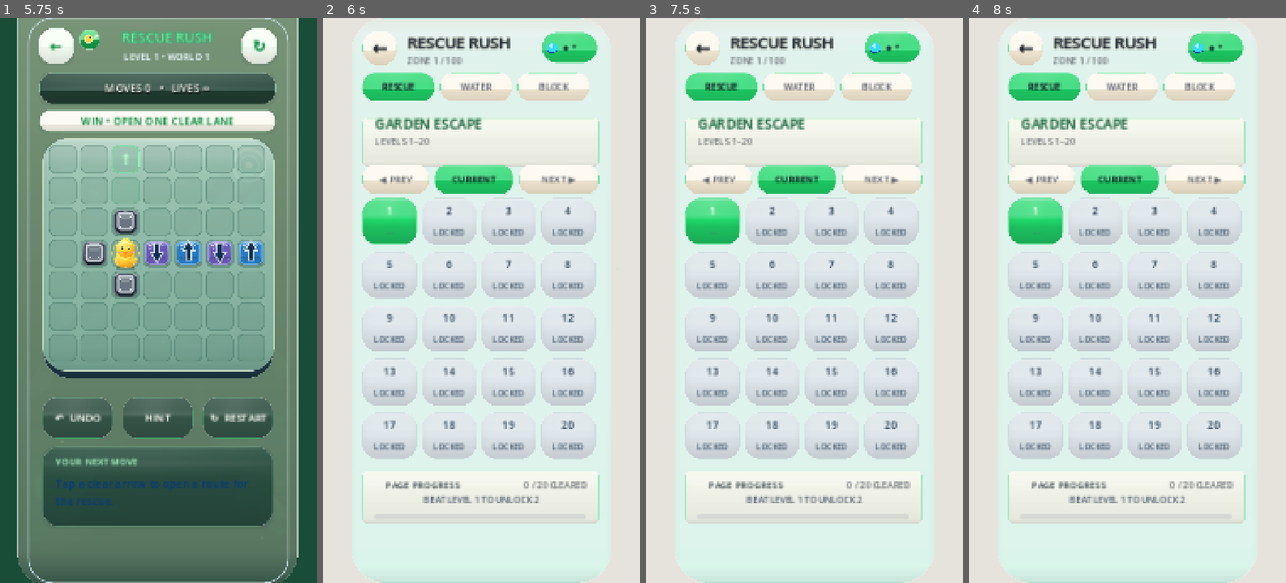
Above: before the commit, frames 1-4 (left to right).
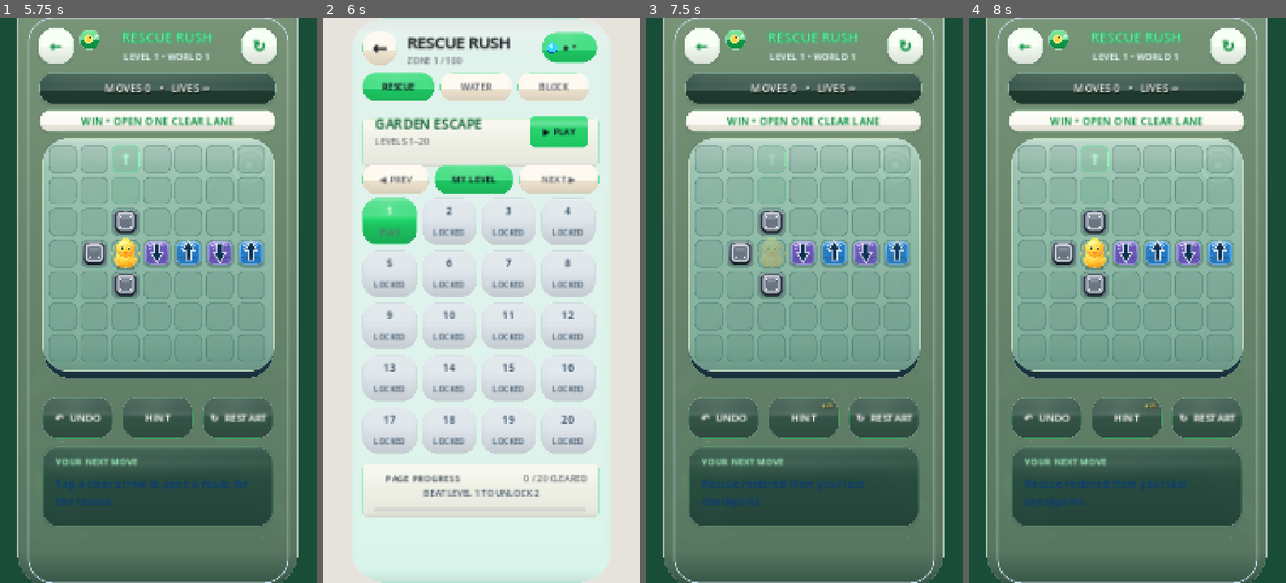
Above: after the commit, the same moments.

Repository: eghosa001/unjam
Game: Godot game, scene res://scenes/Boot.tscn
The game is run twice, just before and just after one commit, with the same random seed, the same clock (stepped at 60 frames per second) and the same inputs.
Inputs (mouse positions are in pixels of both pictures, inside the frame that each line leads up to):
- Up to frame 1 (5.75 s): tap Enter (ui_accept) at 0.5, 0.77, 1.25 s; move the mouse to (228, 272) at 0.52 s; click (228, 272) at 0.67 s; drag from (95, 328) to (142, 413) at 1.27 s; click "▶ PLAY" at 2 s; click "PLAY NOW" at 2.75 s; click "↻ RESTART" at 3.5 s; click "↻ RESTART" at 4.25 s; click "↻ RESTART" at 5 s
- Up to frame 2 (6 s): click "←" at 5.75 s
- Up to frame 3 (7.5 s): click "CURRENT" (after the commit: "MY LEVEL") at 6.5 s; click (883, 131) at 7.25 s, where only the run after the commit has a clickable "▶ PLAY"
- Up to frame 4 (8 s): no input

Frame 1 is identical in both runs. In frame 2, 8.0% of the frame differs, in the area x 12-88%, y 17-90%; in frame 3, 98%, in the area x 0-100%, y 0-100%; in frame 4, 98%.

Commit message:
Improve UNJAM level selection play flow, clarity and Android safe-area fit
* feat(levels): visible Play Current CTA, honest My Level jump and non-overlapping Block 20-level grid

* test(levels): verify play/find distinction and protect progress rail from bottom gesture area

* test(ui): audit real Water/Block level browser play/find controls and safe grid bounds

* fix(levels): leave 11px logical clearance before bottom navigation safe area

* test(levels): enforce padding above Android gesture strip with compact rows

* test(levels): enforce 10px minimum footer-safe clearance for all games

* test(levels): allow Godot 2px StyleBox intrinsic sizing while enforcing safe bounds

* fix(levels): contain new Play CTA above Block mode bar without crowding labels

Diff:
--- a/scripts/ui/premium_main_casual.gd
+++ b/scripts/ui/premium_main_casual.gd
@@ -2208,8 +2208,19 @@
 	var bounds := _multi_page_bounds(game_id,selected_multi_world,selected_multi_page)
 	var world_name := MultiGameManager.world_name(game_id,selected_multi_world).to_upper()
 	_figma_card(canvas,"JourneyHero",Rect2(17,149,354,74),Color("#fffaf0"),Color(accent,0.30),15)
-	_figma_text(canvas,world_name,Rect2(35,144,250,25),20,accent)
-	_figma_text(canvas,"LEVELS %d–%d" % [bounds.x,bounds.y],Rect2(35,173,210,19),14,FIGMA_MUTED)
+	var world_heading := _figma_text(canvas,world_name,Rect2(35,144,220,25),20,accent)
+	world_heading.name = "LevelWorldName"
+	world_heading.clip_text = true
+	_fit_single_line_control_text(world_heading,215.0,20,14)
+	var range_label := _figma_text(canvas,"LEVELS %d–%d" % [bounds.x,bounds.y],Rect2(35,173,218,19),14,FIGMA_MUTED)
+	range_label.name = "LevelWorldRange"
+	var active_level := _highest_level_for_game(game_id)
+	var play_current := _figma_button(canvas,"LevelPlayCurrent","▶ PLAY",
+		Rect2(268,146,87,48),accent,Callable(self,"_play_current_campaign_level").bind(game_id),FIGMA_OFF_WHITE,14,14)
+	play_current.action_mode = BaseButton.ACTION_MODE_BUTTON_RELEASE
+	play_current.accessibility_name = "Play %s level %d" % [title.capitalize(),active_level]
+	play_current.tooltip_text = "Start or resume %s level %d" % [title.capitalize(),active_level]
+	play_current.focus_mode = Control.FOCUS_ALL
 
 	var page_y := 247.0 if game_id == "block_puzzle" else 222.0
 	var grid_y := 308.0 if game_id == "block_puzzle" else 269.0
@@ -2224,7 +2235,9 @@
 	if not prev.disabled:
 		prev.action_mode = BaseButton.ACTION_MODE_BUTTON_RELEASE
 		prev.pressed.connect(_change_multi_page.bind(-1))
-	var current := _figma_button(canvas,"LevelCurrent","CURRENT",Rect2(125,page_y - 3.0,118,44),accent,Callable(self,"_jump_multi_current"),FIGMA_OFF_WHITE,14,14)
+	var current := _figma_button(canvas,"LevelCurrent","MY LEVEL",Rect2(125,page_y - 3.0,118,44),accent,Callable(self,"_jump_multi_current"),FIGMA_OFF_WHITE,14,14)
+	current.accessibility_name = "Find my current %s level %d" % [title.capitalize(),_highest_level_for_game(game_id)]
+	current.tooltip_text = "Jump to the page containing level %d. Does not start the puzzle." % _highest_level_for_game(game_id)
 	current.action_mode = BaseButton.ACTION_MODE_BUTTON_RELEASE
 	_style_figma_page_button(current,accent,accent,false)
 	var next_disabled := selected_multi_world >= world_count and selected_multi_page >= _multi_page_count(game_id,selected_multi_world)
@@ -2236,12 +2249,16 @@
 		next.pressed.connect(_change_multi_page.bind(1))
 
 	var current_level := _highest_level_for_game(game_id)
+	# Five rows of 20 tiles must leave the progress panel above the Home
+	# gesture/bottom screen boundary even with Block's extra mode row.
+	var row_stride := 70.0 if game_id == "block_puzzle" else 78.0
+	var tile_height := 64.0 if game_id == "block_puzzle" else 70.0
 	var index := 0
 	for level_number in range(bounds.x,bounds.y+1):
 		var col := index % 4
 		var row := int(index/4)
 		var x := 17.0 + float(col)*89.0
-		var y := grid_y + float(row)*80.0
+		var y := grid_y + float(row)*row_stride
 		var unlocked := MultiGameManager.is_level_unlocked(game_id,level_number)
 		var stars := MultiGameManager.get_stars(game_id,level_number)
 		var is_current := unlocked and level_number == current_level
@@ -2263,7 +2280,7 @@
 			border = Color(FIGMA_GOLD,0.85)
 		# The tile button owns background + hit target only. Number and status use
 		# separate authored bands so LOCK/stars never paint over the level number.
-		var card := _figma_button(canvas,"Level/%d" % level_number,"",Rect2(x,y,82,70),fill,Callable(),text_color,16,16)
+		var card := _figma_button(canvas,"Level/%d" % level_number,"",Rect2(x,y,82,tile_height),fill,Callable(),text_color,16,16)
 		card.tooltip_text = "Level %d" % level_number if unlocked else "Level %d locked. Clear the previous level first." % level_number
 		card.accessibility_name = card.tooltip_text
 		card.disabled = not unlocked
@@ -2279,17 +2296,32 @@
 		number_label.name = "LevelNumber_%d" % level_number
 		number_label.horizontal_alignment = HORIZONTAL_ALIGNMENT_CENTER
 		_fit_single_line_control_text(number_label,62.0,16,12)
-		var star_text := "LOCKED" if not unlocked else ("★".repeat(stars) if stars > 0 else "···")
+		var star_text := "LOCKED" if not unlocked else ("★".repeat(stars) if stars > 0 else ("PLAY" if is_current else "···"))
 		var star_color := (Color("#d7e5f0") if _dark() else Color("#344c62")) if not unlocked else (FIGMA_DARK_MUTED if _dark() else FIGMA_MUTED)
 		var status_label := _figma_text(canvas,star_text,Rect2(x+8,y+43,66,18),12,star_color,true)
 		status_label.name = "LevelStatus_%d" % level_number
 		status_label.horizontal_alignment = HORIZONTAL_ALIGNMENT_CENTER
-		status_label.accessibility_name = ("Level %d locked" % level_number) if not unlocked else ("Level %d, %d stars" % [level_number,stars])
+		status_label.accessibility_name = ("Level %d locked" % level_number) if not unlocked else ("Level %d, %d stars%s" % [level_number,stars,", next to play" if is_current else ""])
 		_fit_single_line_control_text(status_label,62.0,12,12)
 		index += 1
-	_figma_level_page_progress(canvas,game_id,bounds,grid_y,accent)
-
-func _figma_level_page_progress(canvas: Control, game_id: String, bounds: Vector2i, grid_y: float, accent: Color) -> void:
+	_figma_level_page_progress(canvas,game_id,bounds,grid_y,accent,row_stride)
+
+func _play_current_campaign_level(game_id: String) -> void:
+	# One clear, safe way to begin from the level browser. Unlike MY LEVEL,
+	# this starts a puzzle. Never launch from a stale screen or hidden game.
+	if current_surface != "levels" or selected_game_id != game_id:
+		return
+	var level := _highest_level_for_game(game_id)
+	if not MultiGameManager.is_level_unlocked(game_id,level):
+		FeedbackManager.blocked()
+		return
+	if game_id == "rescue_rush":
+		start_level(level)
+	else:
+		start_multi_level(game_id,level,false)
+
+
+func _figma_level_page_progress(canvas: Control, game_id: String, bounds: Vector2i, grid_y: float, accent: Color, row_stride: float = 80.0) -> void:
 	# Twenty authored level tiles consume five rows. Use the open space below
 	# them to show genuine clear progress, not another navigational action.
 	# Count awarded stars rather than "unlocked" tiles: level 1 is available
@@ -2300,7 +2332,7 @@
 		if MultiGameManager.get_stars(game_id,level_number) > 0:
 			cleared += 1
 	var rows := int(ceil(float(page_levels)/4.0))
-	var card_y := grid_y+float(rows)*80.0+7.0
+	var card_y := grid_y+float(rows)*row_stride+7.0
 	_figma_card(canvas,"LevelPageProgressCard",Rect2(17,card_y,354,80),Color("#fffaf0"),Color(accent,0.32),15)
 	var heading := _figma_text(canvas,"PAGE PROGRESS",Rect2(34,card_y+11,146,20),14,FIGMA_INK,true)
 	heading.name = "LevelPageProgressTitle"
@@ -2354,6 +2386,8 @@
 		var text_color := FIGMA_OFF_WHITE if active else (FIGMA_DARK_MUTED if _dark() else FIGMA_MUTED)
 		var button := _figma_button(canvas,"LevelGameTab/%s" % game_id,String(spec[1]),Rect2(float(spec[2]),81,108,44),fill,Callable(),text_color,14,13)
 		_style_figma_level_tab(button,active_accent,active)
+		button.accessibility_name = "%s, current game" % MultiGameManager.display_name(game_id) if active else "Choose %s campaign levels" % MultiGameManager.display_name(game_id)
+		button.tooltip_text = button.accessibility_name
 		if active:
 			button.mouse_filter = Control.MOUSE_FILTER_IGNORE
 		else:
--- a/tests/validate_level_browser_page_progress.gd
+++ b/tests/validate_level_browser_page_progress.gd
@@ -17,6 +17,10 @@
 	for _i in range(3): await process_frame
 	if not _check_page(app,"rescue_rush"):
 		return _fail("Rescue progress rail is missing or inaccurate")
+	app.call("_figma_switch_level_game","water_sort")
+	for _i in range(3): await process_frame
+	if not _check_page(app,"water_sort"):
+		return _fail("Water page navigation or progress rail inaccurate")
 	app.call("_figma_switch_level_game","block_puzzle")
 	for _i in range(3): await process_frame
 	if not _check_page(app,"block_puzzle"):
@@ -30,6 +34,22 @@
 	var bar := app.find_child("LevelPageProgressBar",true,false) as ProgressBar
 	var count := app.find_child("LevelPageProgressCount",true,false) as Label
 	var instruction := app.find_child("LevelUnlockGuidance",true,false) as Label
+	var play := app.find_child("LevelPlayCurrent",true,false) as Button
+	var locate := app.find_child("LevelCurrent",true,false) as Button
+	var world_name := app.find_child("LevelWorldName",true,false) as Label
+	if play == null or locate == null or world_name == null:
+		print("Level browser lacks Play / Find / World heading")
+		return false
+	if not play.text.contains("PLAY") or play.size.y < 48 or not play.accessibility_name.contains("level"):
+		return false
+	if not locate.text.contains("MY LEVEL") or not locate.tooltip_text.contains("Does not start"):
+		return false
+	if world_name.get_global_rect().intersects(play.get_global_rect()):
+		print("Play action overlaps current world title")
+		return false
+	if play.pressed.get_connections().size() != 1:
+		print("Level Play has ambiguous or missing callback")
+		return false
 	var panel := app.find_child("LevelPageProgressCard",true,false) as Control
 	var world := int(app.get("selected_multi_world"))
 	var page := int(app.get("selected_multi_page"))
@@ -75,12 +95,14 @@
 	# The numbered tile names are sanitized by Godot because '/' is not a
 	# legal Node name; derive the final authored tile's end from grid geometry.
 	var grid_y := 308.0 if game_id == "block_puzzle" else 269.0
-	var bottom_of_tiles := grid_y+float(int((total-1)/4))*80.0+70.0
+	var stride := 70.0 if game_id == "block_puzzle" else 78.0
+	var tile_height := 64.0 if game_id == "block_puzzle" else 70.0
+	var bottom_of_tiles := grid_y+float(int((total-1)/4))*stride+tile_height
 	if panel.position.y < bottom_of_tiles+8.0:
 		print("Page progress overlaps the final level tile: ",panel.position.y," vs ",bottom_of_tiles)
 		return false
-	if panel.position.y+panel.size.y > 844.0:
-		print("Page progress escaped authored screen: ",panel.position.y+panel.size.y)
+	if panel.position.y+panel.size.y > 750.0:
+		print("Page progress collides with bottom gesture/navigation zone: ",panel.position.y+panel.size.y)
 		return false
 	return true
 
--- a/tests/validate_navigation_settings_hierarchy.gd
+++ b/tests/validate_navigation_settings_hierarchy.gd
@@ -68,6 +68,16 @@
 	await _frames(5)
 	if String(main.get("current_surface")) != "levels":
 		return _fail("Water Sort level browser did not open")
+	if not _check_level_browser(main,"water_sort"):
+		return
+	main.call("_figma_switch_level_game","block_puzzle")
+	await _frames(3)
+	if not _check_level_browser(main,"block_puzzle"):
+		return
+	main.call("_figma_switch_level_game","water_sort")
+	await _frames(3)
+	if not _check_level_browser(main,"water_sort"):
+		return
 	main.call("build_settings")
 	await _frames(3)
 	if String(main.get("_settings_return_surface")) != "levels":
@@ -95,6 +105,33 @@
 	await _frames(2)
 	print("UNJAM_NAVIGATION_SETTINGS_HIERARCHY_OK")
 	quit(0)
+
+func _check_level_browser(main: Control, game_id: String) -> bool:
+	var play := main.find_child("LevelPlayCurrent",true,false) as Button
+	var find_level := main.find_child("LevelCurrent",true,false) as Button
+	var world := main.find_child("LevelWorldName",true,false) as Label
+	var panel := main.find_child("LevelPageProgressCard",true,false) as Control
+	if play == null or find_level == null or world == null or panel == null:
+		return _fail("Missing clear Play/Find/World UI for %s" % game_id)
+	if not play.text.contains("PLAY") or play.size.y < 48 or play.action_mode != BaseButton.ACTION_MODE_BUTTON_RELEASE:
+		return _fail("Play Current Level action not clear and release-triggered for %s" % game_id)
+	var current := int(main.call("_highest_level_for_game",game_id))
+	if not play.accessibility_name.contains("level %d" % current):
+		return _fail("Play Current accessible label does not name the actual level")
+	if find_level.text != "MY LEVEL" or not find_level.tooltip_text.contains("Does not start"):
+		return _fail("Find My Level is misleadingly presented as a play button")
+	if find_level.pressed.get_connections().is_empty() or play.pressed.get_connections().is_empty():
+		return _fail("Levels action buttons are not functional")
+	if play.get_global_rect().intersects(world.get_global_rect()):
+		return _fail("Level Play button overlaps the world name")
+	var expected_end := 745.0 if game_id == "block_puzzle" else 746.0
+	if absf(panel.position.y + panel.size.y - expected_end) > 4.0:
+		return _fail("Level progress rail not inside safe area for %s: %.1f" % [game_id,panel.position.y+panel.size.y])
+	# The authored tile names may be slash-sanitized by Godot; the rail's
+	# viewport-safe position is the invariant that protects all layouts.
+	if panel.position.y + panel.size.y > 750.0:
+		return _fail("Level progress extends underneath the system gesture zone")
+	return true
 
 func _check_settings(main: Control) -> bool:
 	var appearance := main.find_child("SettingsCard*Appearance",true,false) as Control
